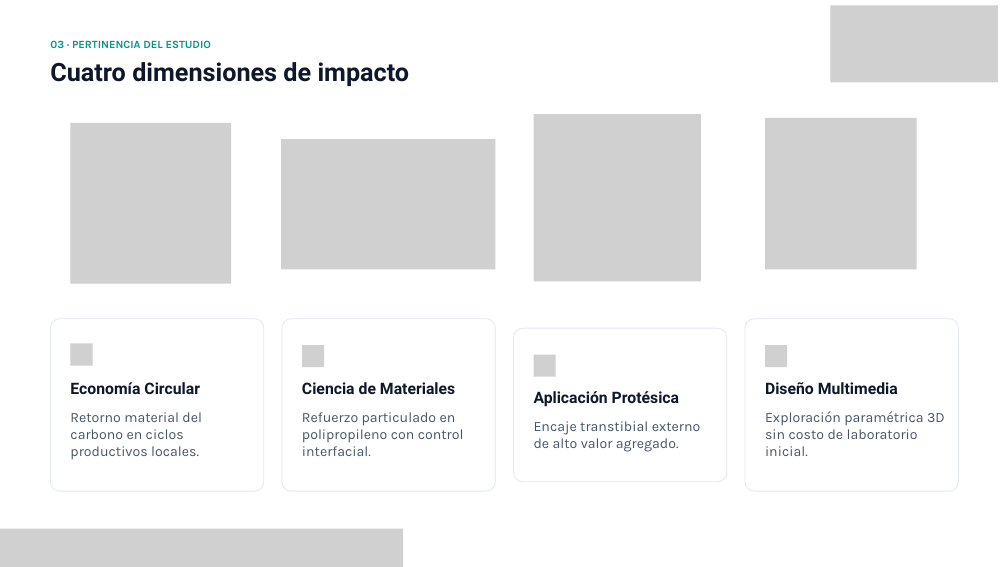
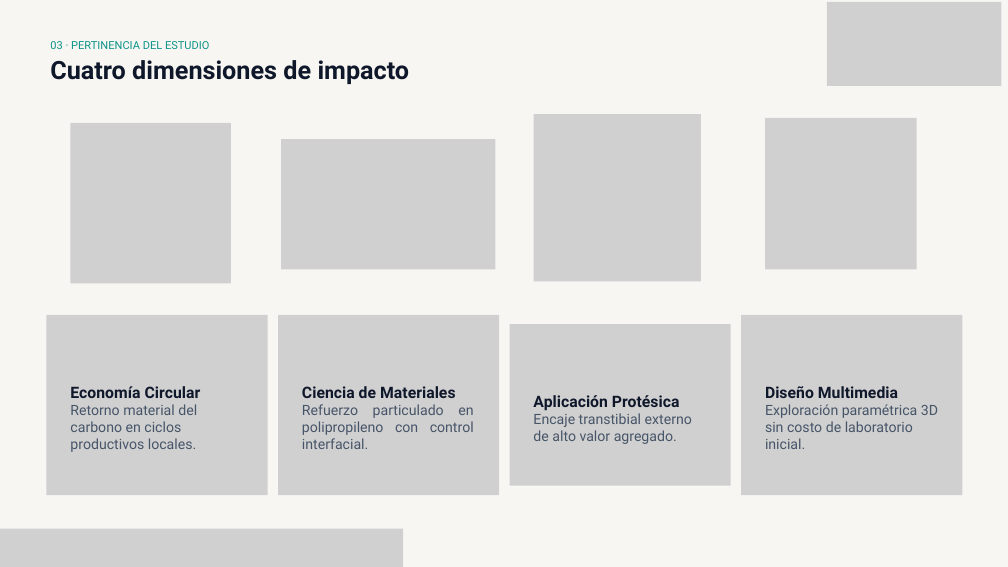
Before and after one commit to ivandavbejarano-coder/AMBIENTE_DESARROLLO, a slide deck: slide 4 of descargas/PRESENTACION_PIROLISIS_RCB_UAO_2026.pptx. Drawn at 1008x567 pixels with LibreOffice and Linux fonts; fonts in the diff are those of the drawing; grey boxes stand for pictures. Boxes give left, top, right and bottom in pixels: in the first picture for what was removed or moved away, otherwise in the second. Text is boxed around its words. In the diff, an @@ line names an element or a change of style, - is before the commit and + after.

```diff
--- a/descargas/PRESENTACION_PIROLISIS_RCB_UAO_2026.pptx
+++ b/descargas/PRESENTACION_PIROLISIS_RCB_UAO_2026.pptx
@@ background #FFFFFF to #F7F6F2 @@
@@ picture at (827, 2, 1001, 86): rotation 180 to 0 degrees; outline redrawn @@
@@ text at (50, 41, 209, 49): paragraph added @@
+03 · PERTINENCIA DEL ESTUDIO
@@ text "03 · PERTINENCIA DEL ESTUDIO": place and size @@
-text "03 · PERTINENCIA DEL ESTUDIO" at (50, 62, 410, 86)
+text "03 · PERTINENCIA DEL ESTUDIO" at (50, 41, 410, 84)
@@ text removed at (50, 40, 211, 48) @@
-03 · PERTINENCIA DEL ESTUDIO
@@ text at (50, 60, 410, 84): line spacing 43.2pt to 47.3pt @@
@@ picture added at (46, 315, 268, 495) @@
@@ freeform shape removed at (50, 319, 264, 491) @@
@@ picture added at (278, 315, 499, 495) @@
@@ freeform shape removed at (282, 319, 495, 491) @@
@@ picture added at (510, 324, 731, 485) @@
@@ freeform shape removed at (514, 328, 727, 482) @@
@@ picture added at (741, 315, 962, 495) @@
@@ freeform shape removed at (745, 319, 958, 491) @@
@@ text at (70, 386, 201, 398): paragraph added @@
+Economía Circular
@@ text "Economía Circular": place and size @@
-text "Economía Circular" at (70, 412, 202, 460)
+text "Economía Circular" at (70, 386, 201, 452)
@@ text removed at (70, 382, 200, 394) @@
-Economía Circular
@@ text at (302, 386, 455, 398): paragraph added @@
+Ciencia de Materiales
@@ text "Ciencia de Materiales": place and size @@
-text "Ciencia de Materiales" at (302, 412, 464, 456)
+text "Ciencia de Materiales" at (302, 386, 474, 449)
@@ text removed at (302, 382, 455, 394) @@
-Ciencia de Materiales
@@ text at (765, 386, 898, 398): paragraph added @@
+Diseño Multimedia
@@ text "Diseño Multimedia": place and size @@
-text "Diseño Multimedia" at (765, 411, 945, 456)
+text "Diseño Multimedia" at (765, 386, 938, 449)
@@ text removed at (765, 382, 898, 394) @@
-Diseño Multimedia
@@ text at (70, 404, 197, 452): font Karla to Roboto in "Retorno material del carbono en ciclos productivos ..." @@
@@ text at (302, 404, 474, 449): font Karla to Roboto in "Refuerzo particulado en polipropileno con control interfacia ..."; alignment left to justified @@
@@ text at (533, 395, 680, 410): paragraph added @@
+Aplicación Protésica
@@ text at (533, 413, 692, 444): font Karla to Roboto in "Encaje transtibial externo de alto valor agregado." @@
@@ text "Aplicación Protésica": place and size @@
-text "Aplicación Protésica" at (534, 421, 701, 452)
+text "Aplicación Protésica" at (533, 395, 692, 444)
@@ text removed at (534, 391, 679, 407) @@
-Aplicación Protésica
@@ text at (765, 404, 938, 449): font Karla to Roboto in "Exploración paramétrica 3D sin costo de laboratorio ..." @@
```
Also in this commit, not shown: 15 other slides changed, 1 other file.
